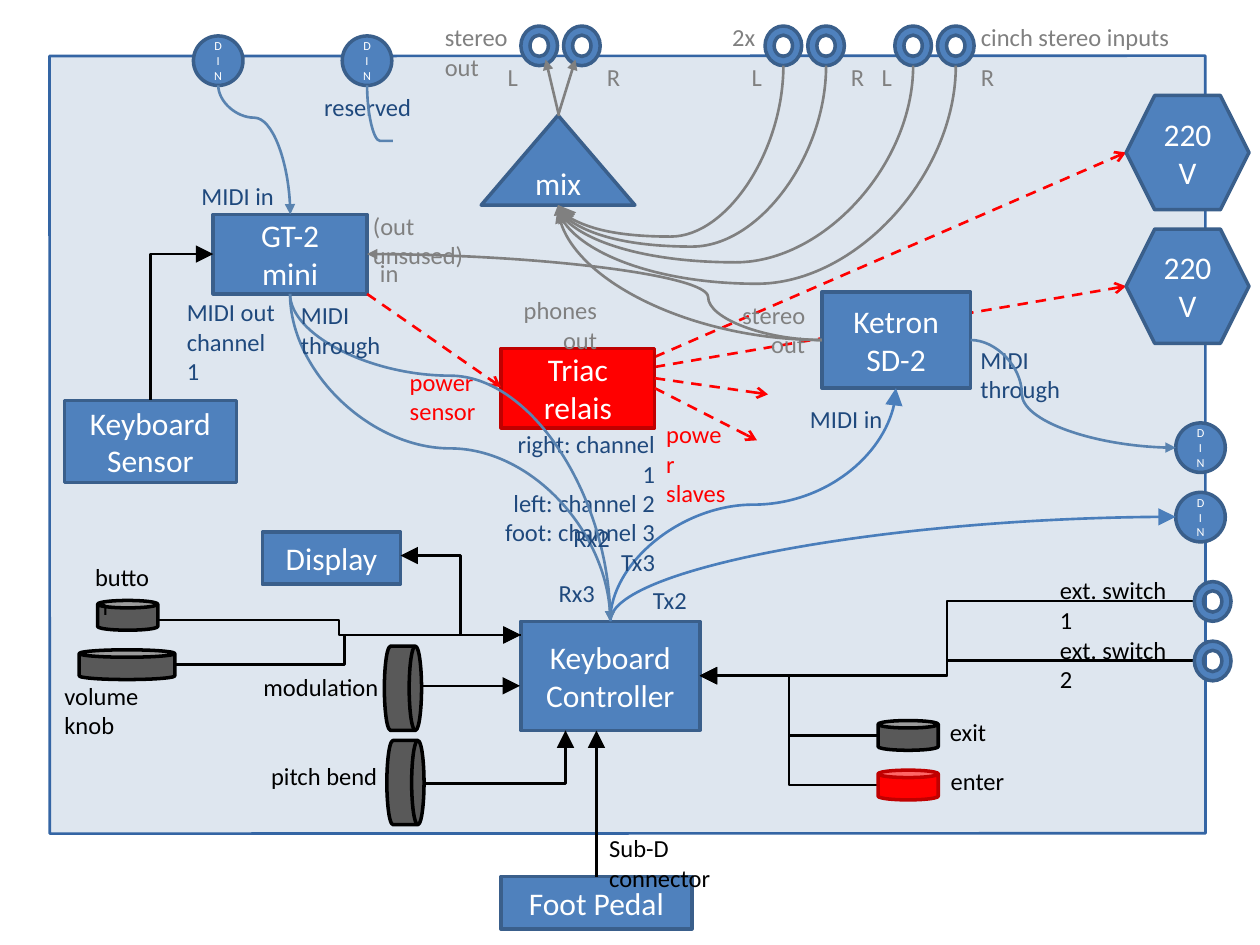
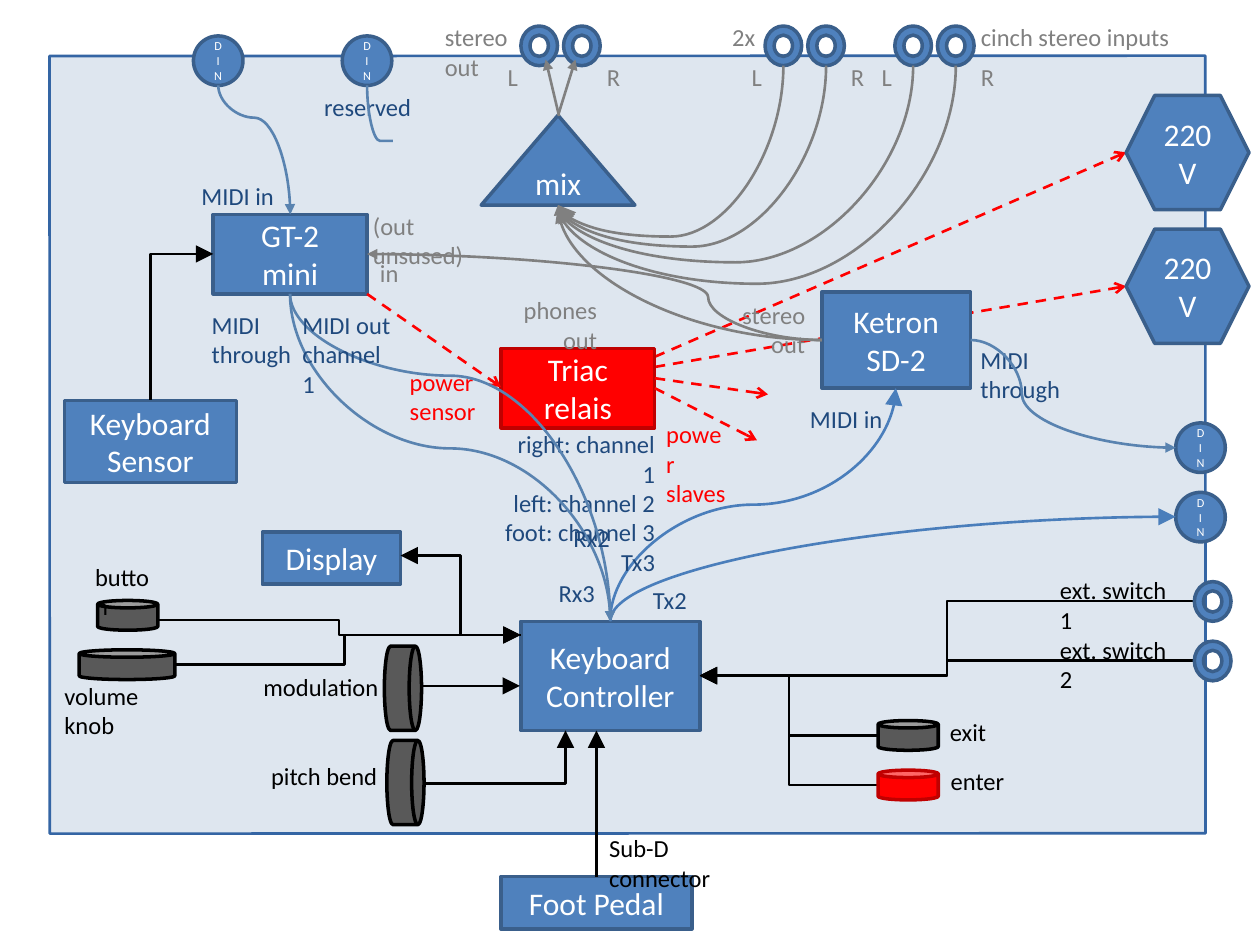
Before and after one commit to HaraldRieder/Keyboard_Controller, a slide deck: slide 1 of Hardware/Hardware.odp. Drawn at 1260x945 pixels with LibreOffice and Linux fonts; fonts in the diff are those of the drawing. Boxes give left, top, right and bottom in pixels: in the first picture for what was removed or moved away, otherwise in the second. Text is boxed around its words. In the diff, an @@ line names an element or a change of style, - is before the commit and + after.

Commit message:
new MIDI wiring

```diff
--- a/Hardware/Hardware.odp
+++ b/Hardware/Hardware.odp
@@ elbow arrow (213, 253) - (150, 399): route changed @@
@@ text "MIDI": place and size @@
-text "MIDI" at [301,308,380,360]
+text "MIDI" at [212,318,291,367]
@@ text "MIDI out": place and size @@
-text "MIDI out" at [187,305,275,380]
+text "MIDI out" at [302,318,390,393]
```
Also in this commit, not shown: 1 other slide changed.
